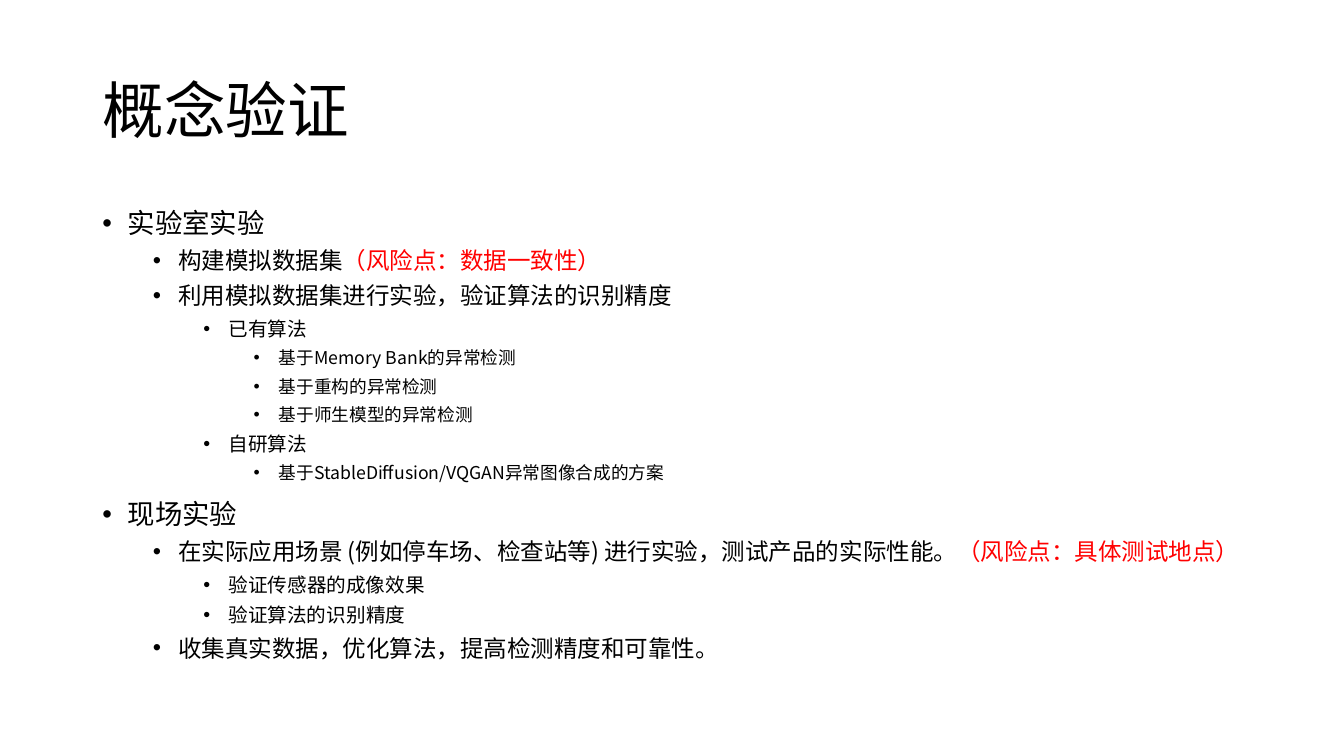
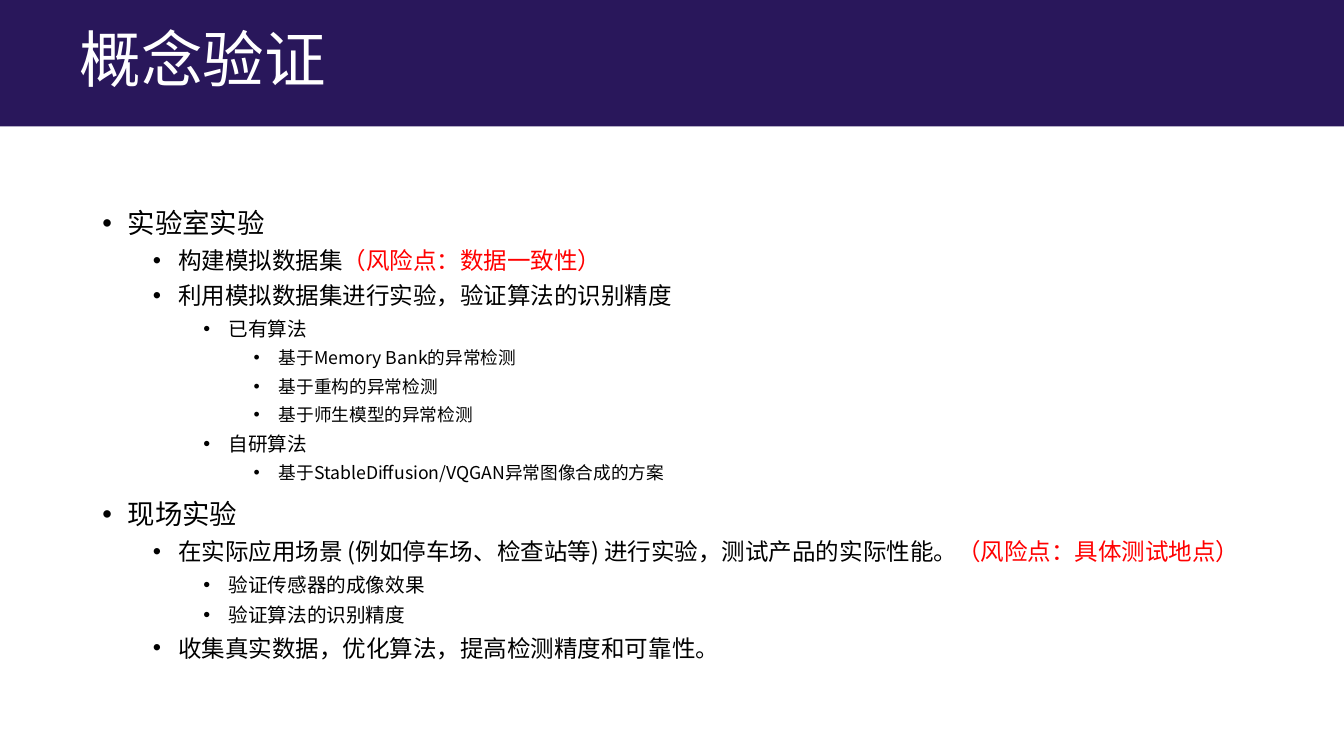
Before and after one commit to lizhenbang56/Papers, a slide deck: slide 24 of papers/车底检测/车底爆炸物检测装置产品立项报告.pptx (slide 25 before the commit). Drawn at 1344x756 pixels with LibreOffice and Linux fonts; fonts in the diff are those of the drawing. Boxes give left, top, right and bottom in pixels: in the first picture for what was removed or moved away, otherwise in the second. Text is boxed around its words. In the diff, an @@ line names an element or a change of style, - is before the commit and + after.

```diff
--- a/papers/车底检测/车底爆炸物检测装置产品立项报告.pptx
+++ b/papers/车底检测/车底爆炸物检测装置产品立项报告.pptx
@@ rectangle added at bbox=[0, 0, 1344, 127], fill #29175B @@
@@ title "概念验证": place and size @@
-title "概念验证" at bbox=[102, 80, 348, 138]
+title "概念验证" at bbox=[80, 29, 326, 87]
@@ title "概念验证" at bbox=[80, 29, 326, 87]: text colour #000000 to #FFFFFF @@
```
Also in this commit, not shown: 32 other slides changed, 3 slides added, 10 other files.
